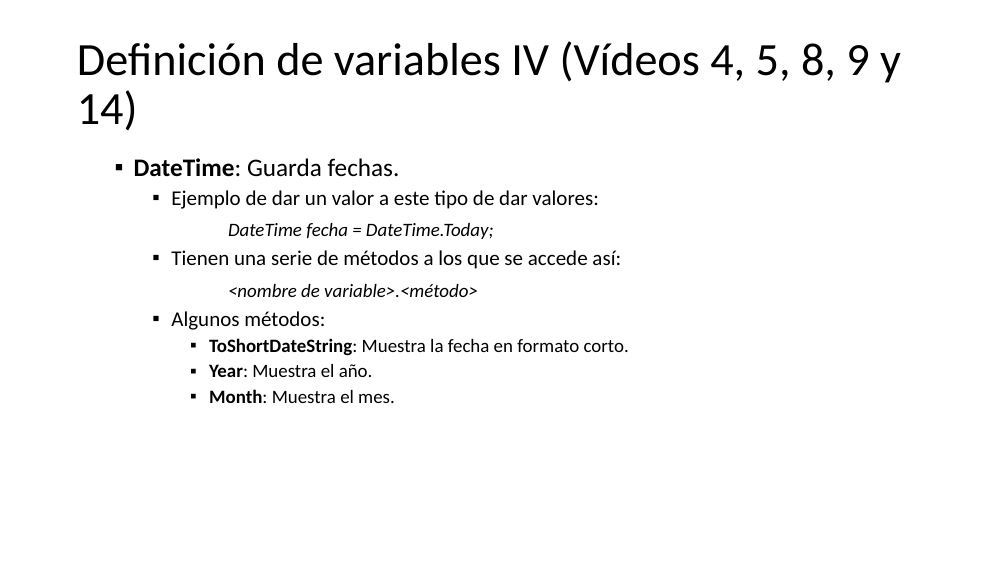
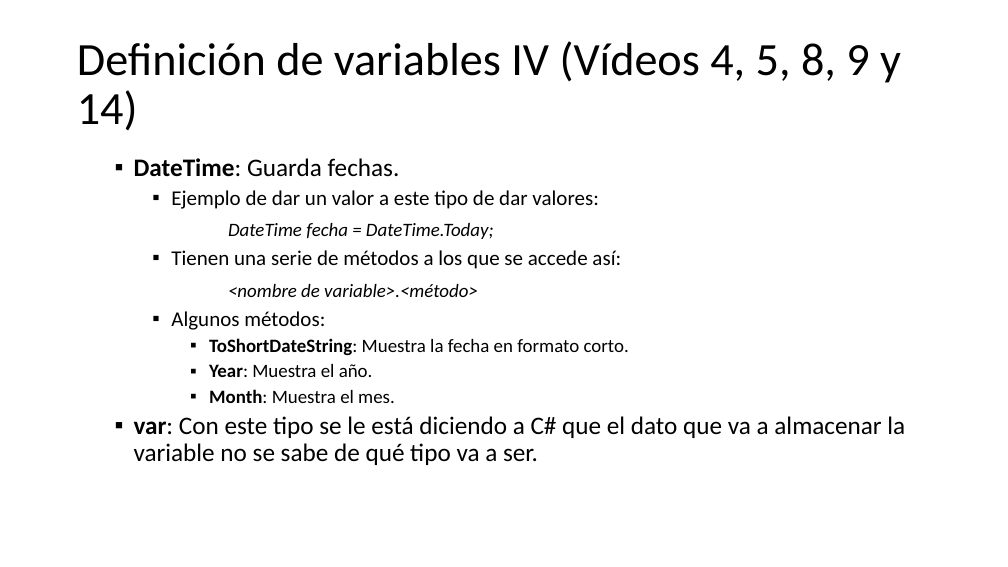
Before and after one commit to Worome/Recetatic, a slide deck: slide 7 of Recetatic/Visual C#.pptx. Drawn at 1008x567 pixels with LibreOffice and Linux fonts; fonts in the diff are those of the drawing. Boxes give left, top, right and bottom in pixels: in the first picture for what was removed or moved away, otherwise in the second. Text is boxed around its words. In the diff, an @@ line names an element or a change of style, - is before the commit and + after.

```diff
--- a/Recetatic/Visual C#.pptx
+++ b/Recetatic/Visual C#.pptx
@@ text at <box>134,416,905,465</box>: paragraph added @@
+  ▪ var: Con este tipo se le está diciendo a C# que el dato que va a almacenar la variable no se sabe de qué tipo va a ser.
```
Also in this commit, not shown: 17 slides added.
